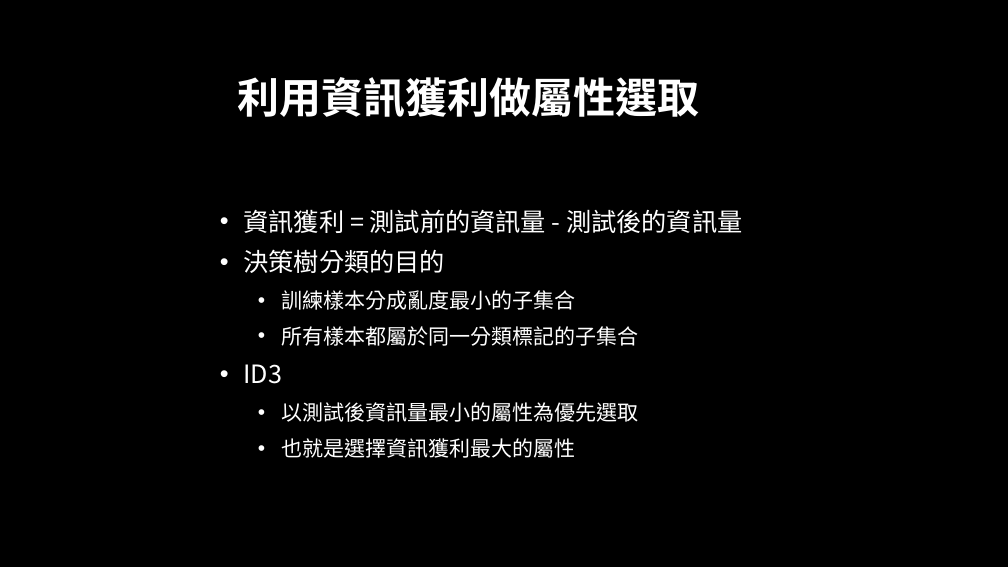
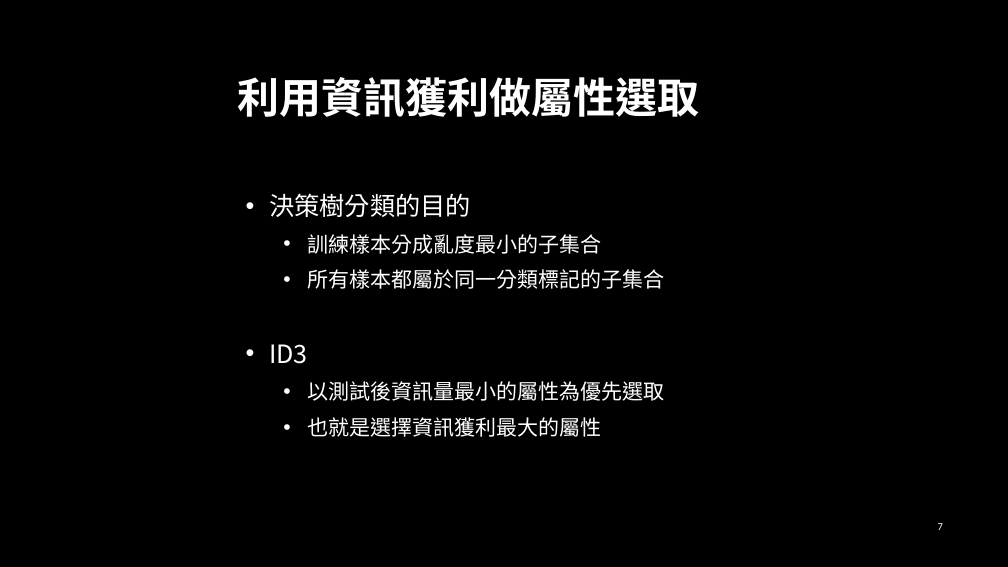
Before and after one commit to jiaweichang/biography, a slide deck: slide 7 of slides/10801/Python進階程式設計/[W5] Classification Theories and Exercises.pptx (slide 8 before the commit). Drawn at 1008x567 pixels with LibreOffice and Linux fonts; fonts in the diff are those of the drawing; background and template pictures are left out. Boxes give left, top, right and bottom in pixels: in the first picture for what was removed or moved away, otherwise in the second. Text is boxed around its words. In the diff, an @@ line names an element or a change of style, - is before the commit and + after.

```diff
--- a/slides/10801/Python進階程式設計/[W5] Classification Theories and Exercises.pptx
+++ b/slides/10801/Python進階程式設計/[W5] Classification Theories and Exercises.pptx
@@ text "決策樹分類的目的": place and size @@
-text "決策樹分類的目的" at <box>244,209,742,458</box>
+text "決策樹分類的目的" at <box>269,193,665,437</box>
@@ text at <box>244,209,742,233</box>: paragraph removed @@
-• 資訊獲利 = 測試前的資訊量 - 測試後的資訊量
@@ page number added at <box>938,523,943,530</box>, 10 pt, text #FFFFFF @@
+7
```
Also in this commit, not shown: 12 other slides changed, 1 slide removed.
